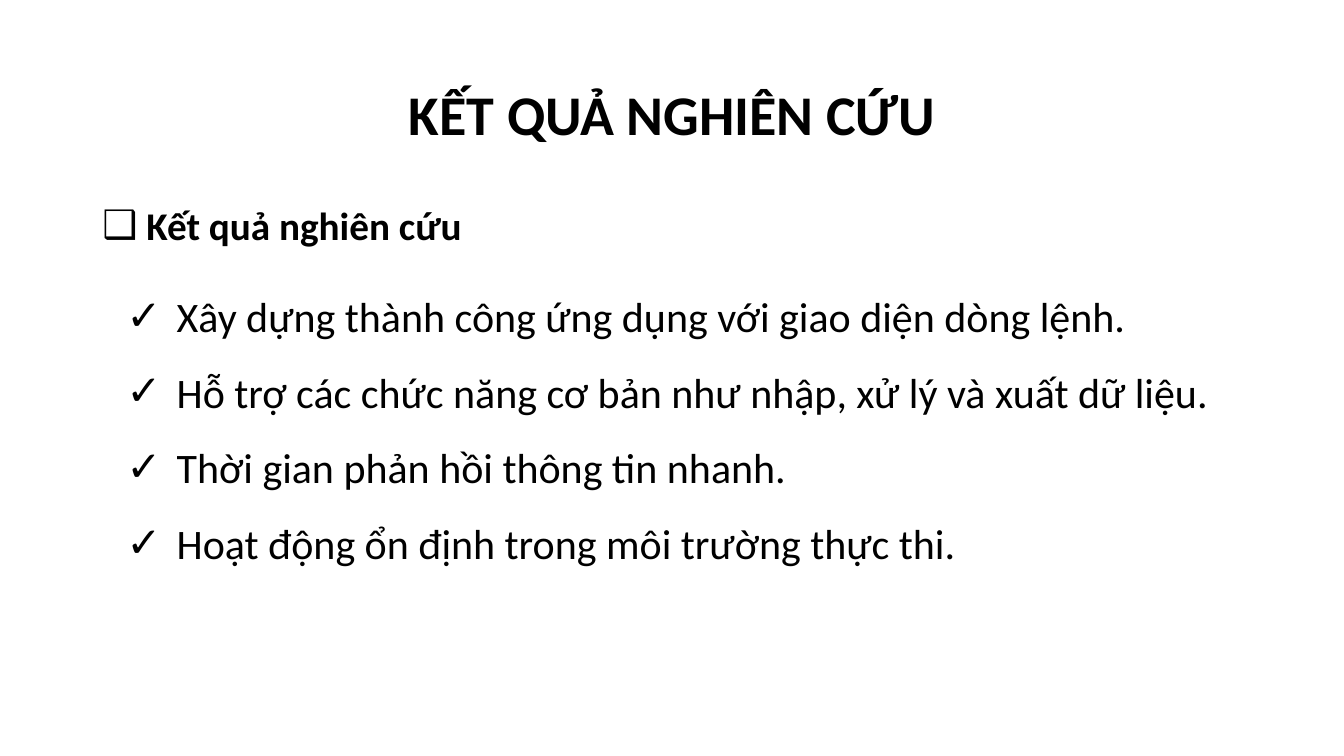
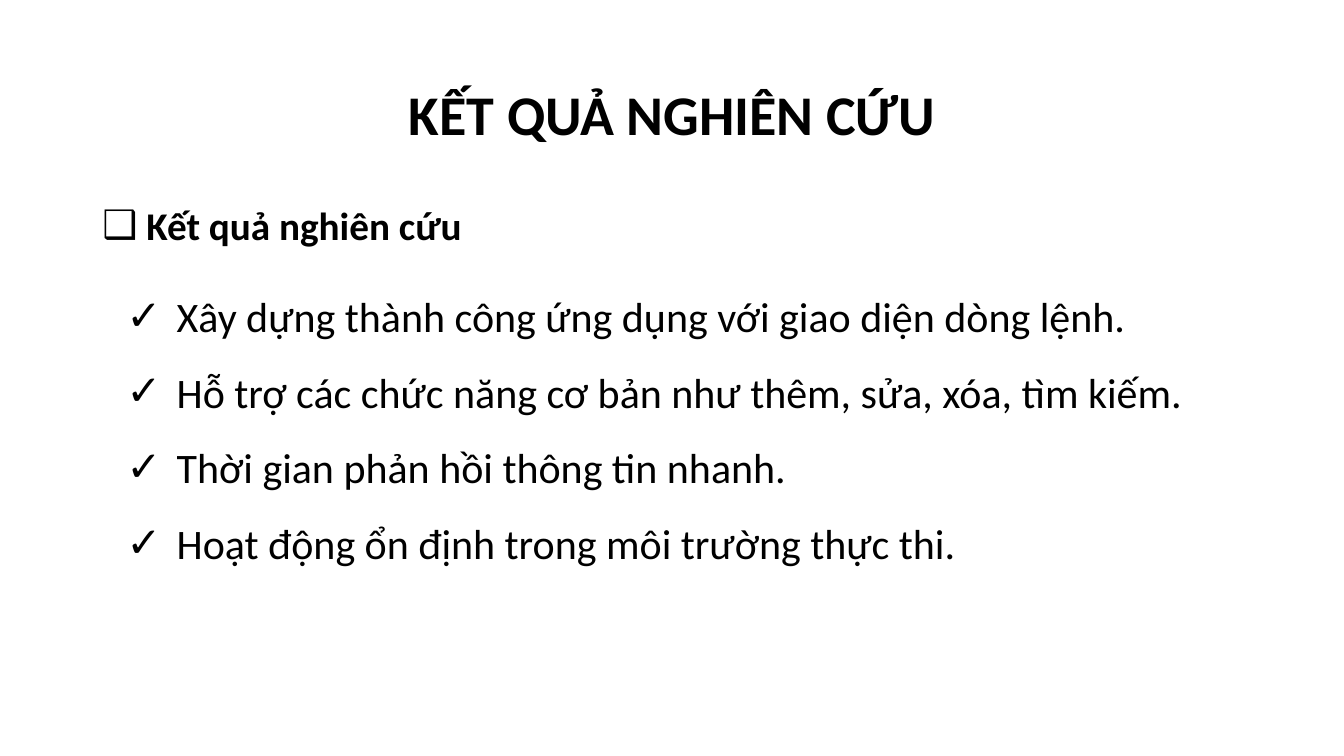
Before and after one commit to phamthevinhtv/csn-da22ttc-phamthevinh-vattunongnghiep, a slide deck: slide 9 of thesis/abs/CSN-PhamTheVinh-110122208-DA22TTC.pptx. Drawn at 1344x756 pixels with LibreOffice and Linux fonts; fonts in the diff are those of the drawing; background and template pictures are left out. Boxes give left, top, right and bottom in pixels: in the first picture for what was removed or moved away, otherwise in the second. Text is boxed around its words. In the diff, an @@ line names an element or a change of style, - is before the commit and + after.

```diff
--- a/thesis/abs/CSN-PhamTheVinh-110122208-DA22TTC.pptx
+++ b/thesis/abs/CSN-PhamTheVinh-110122208-DA22TTC.pptx
@@ text at [177, 374, 1182, 416]: text changed @@
-✓ Hỗ trợ các chức năng cơ bản như nhập, xử lý và xuất dữ liệu.
+✓ Hỗ trợ các chức năng cơ bản như thêm, sửa, xóa, tìm kiếm.
```
Also in this commit, not shown: 2 other slides changed.
